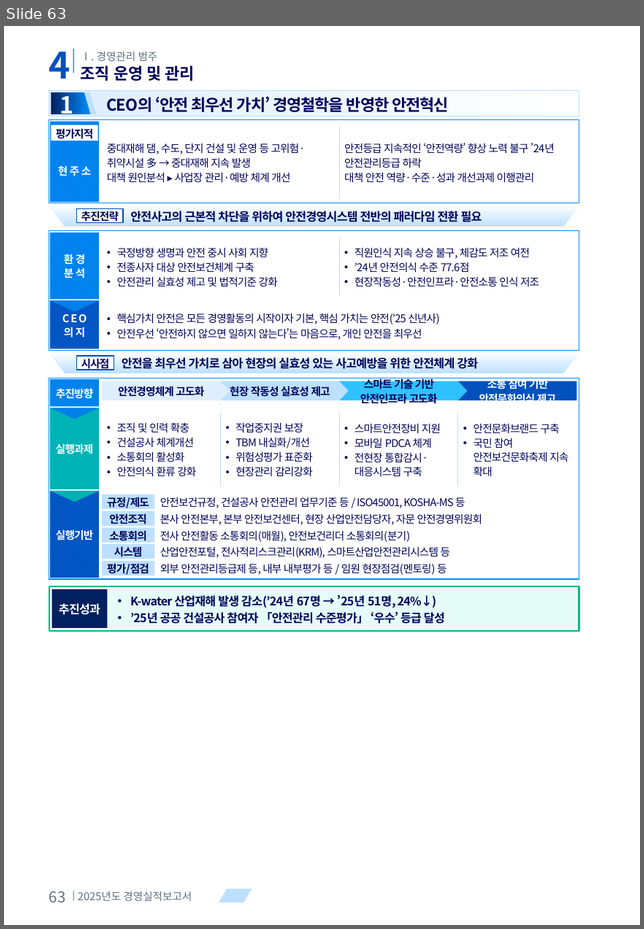
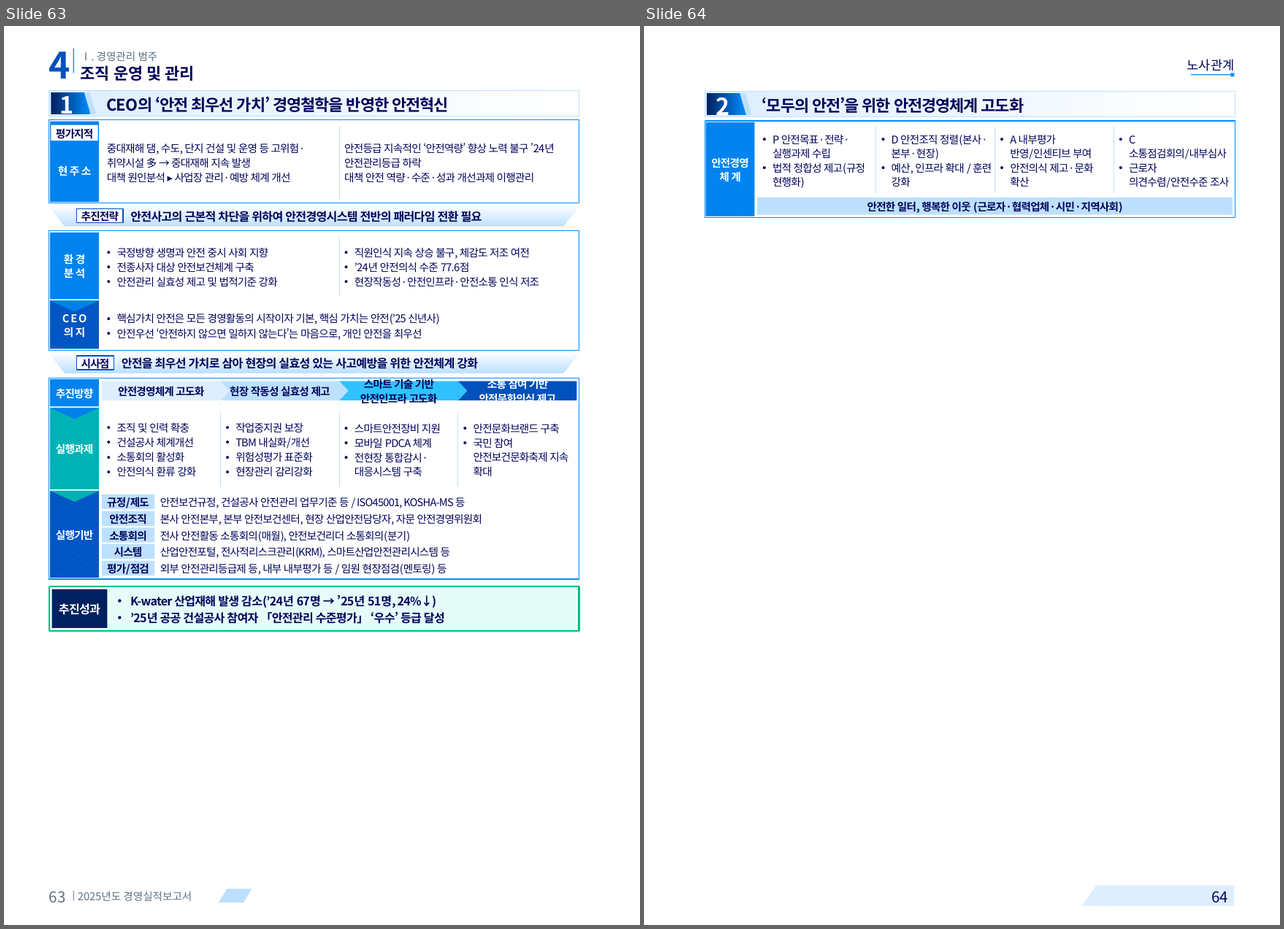
Before and after one commit to khjlsi-creator/claude, a slide deck: korad-경영평가-ppt/KORAD_경영평가_레이아웃_템플릿_A4세로.pptx. Shown side by side, each under a label of ours: slide 63 before the commit, slides 63 and 64 after it. The pictures are 644x929 and 1284x929 pixels, drawn with LibreOffice and Linux fonts; fonts in the diff are those of the drawing; background and template pictures are left out. Boxes give left, top, right and bottom in pixels: in the first picture for what was removed or moved away, otherwise in the second. Text is boxed around its words. In the diff, an @@ line names an element or a change of style, - is before the commit and + after.

```diff
--- a/korad-경영평가-ppt/KORAD_경영평가_레이아웃_템플릿_A4세로.pptx
+++ b/korad-경영평가-ppt/KORAD_경영평가_레이아웃_템플릿_A4세로.pptx
@@ slide 64 added at box(644, 26, 1280, 925), background #FFFFFF @@
@@ text added at box(1187, 59, 1235, 73), 12 pt, text #000359 @@
+노사관계
@@ text added at box(716, 91, 729, 122), 22 pt, text #FFFFFF, bold @@
+2
@@ rectangle added at box(1191, 74, 1234, 75), fill #008EFF @@
@@ rectangle added at box(1231, 73, 1235, 77), fill #008EFF @@
@@ rectangle added at box(705, 92, 1235, 117), fill gradient #DEEEFF to #FFFFFF, outline #BDE0FF 0.75 pt @@
@@ freeform shape added at box(706, 93, 746, 115), fill gradient #002060 to #008EFF @@
@@ freeform shape added at box(740, 93, 753, 115), fill #BDE0FF @@
@@ text added at box(762, 97, 1024, 113), 15 pt, text #000359, bold @@
+‘모두의 안전’을 위한 안전경영체계 고도화
@@ rectangle added at box(705, 121, 1235, 217), fill #FFFFFF, outline #008EFF 0.75 pt @@
@@ rectangle added at box(705, 122, 755, 216), fill pattern #0990FF on #0080EA @@
@@ text added at box(772, 135, 865, 188), 10 pt, text #000359 @@
+• P 안전목표·전략·실행과제 수립
+• 법적 정합성 제고(규정 현행화)
@@ line added from (876, 127) to (876, 193), #BDE0FF 0.75 pt @@
@@ text added at box(891, 135, 991, 187), 10 pt, text #000359 @@
+• D 안전조직 정렬(본사·본부·현장)
+• 예산, 인프라 확대 / 훈련 강화
@@ line added from (994, 127) to (994, 193), #BDE0FF 0.75 pt @@
@@ text added at box(1010, 135, 1093, 187), 10 pt, text #000359 @@
+• A 내부평가 반영/인센티브 부여
+• 안전의식 제고·문화 확산
@@ line added from (1114, 127) to (1114, 193), #BDE0FF 0.75 pt @@
@@ text added at box(1129, 136, 1229, 188), 10 pt, text #000359 @@
+• C 소통점검회의/내부심사
+• 근로자 의견수렴/안전수준 조사
@@ text added at box(711, 157, 748, 182), 10 pt, text #FFFFFF, bold @@
+안전경영
+체 계
@@ rectangle added at box(757, 198, 1232, 215), fill #BDE0FF @@
@@ text added at box(867, 201, 1123, 213), 10 pt, text #000359, bold @@
+안전한 일터, 행복한 이웃 (근로자·협력업체·시민·지역사회)
@@ parallelogram added at box(1081, 885, 1124, 906), fill #DEEEFF @@
@@ rectangle added at box(1100, 885, 1235, 906), fill #DEEEFF @@
@@ text added at box(1211, 891, 1228, 903), 14 pt, text #000359 @@
+64
```
Also in this commit, not shown: 12 other slides added, 3 other files.
